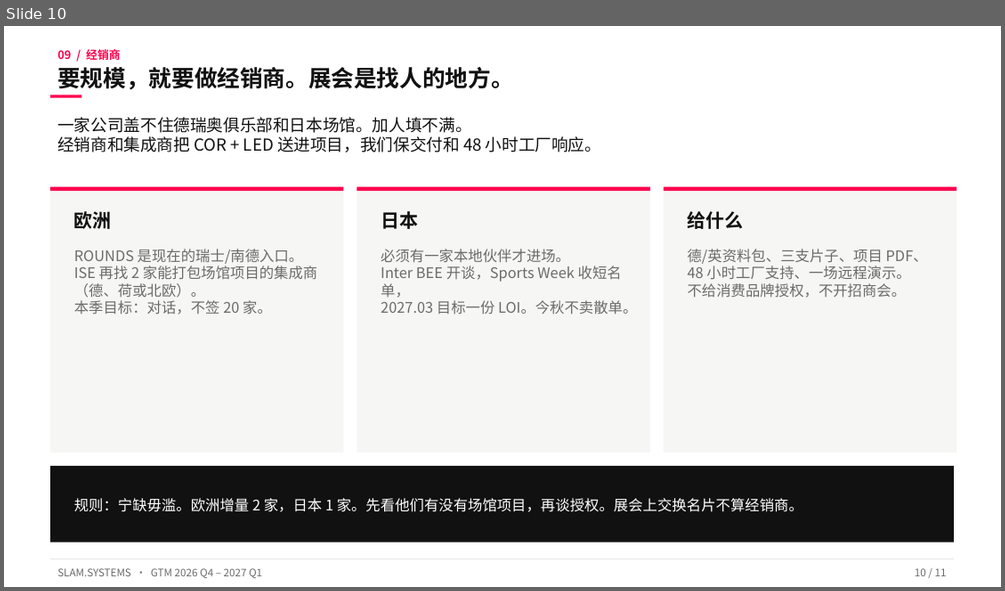
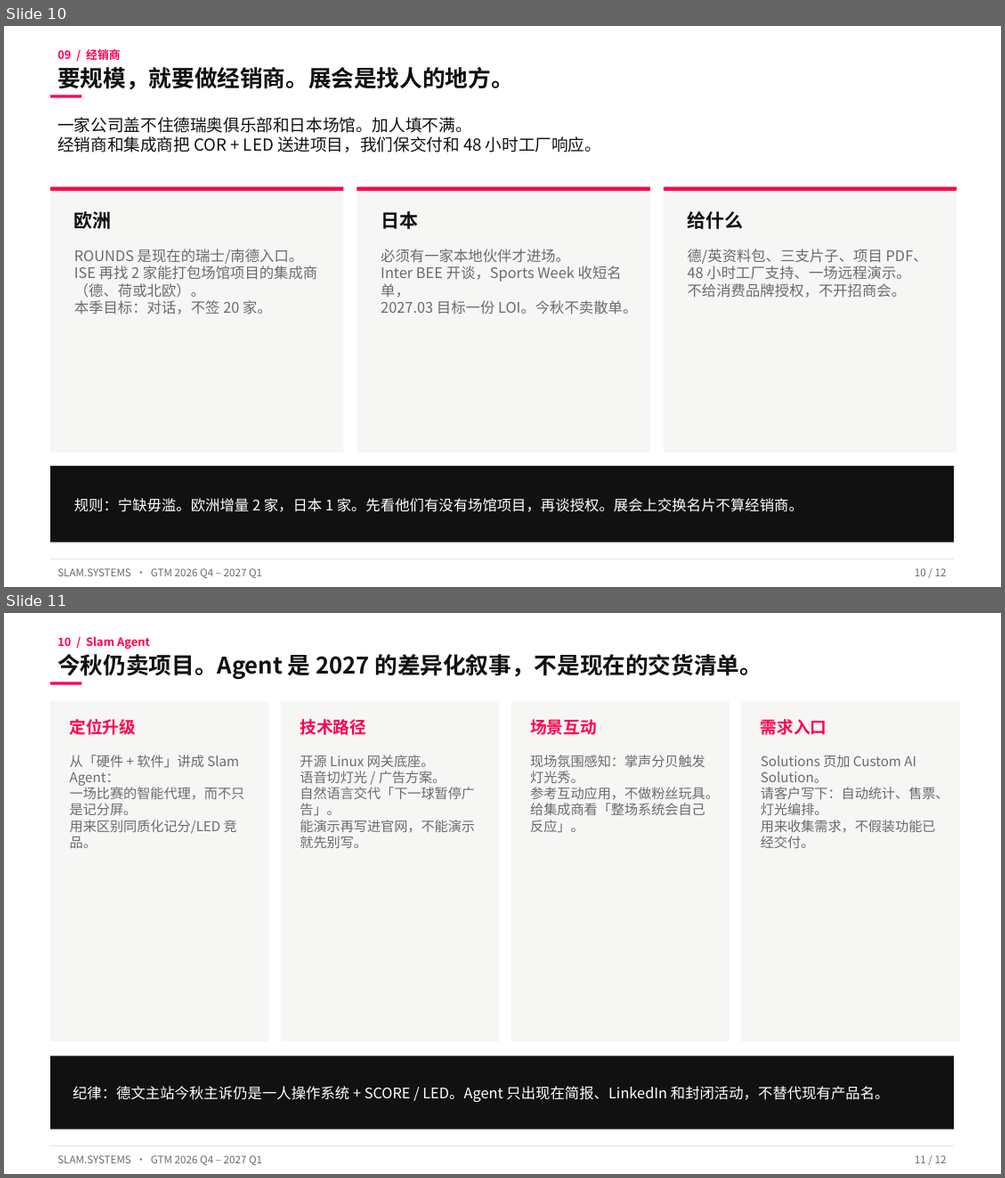
Before and after one commit to zhangcheng0688/AI_Find_Customer, a slide deck: gtm/SLAM.SYSTEMS_GTM_Plan_CN.pptx. Shown one above the other, each under a label of ours: slide 10 before the commit, slides 10 and 11 after it. The pictures are 1005x591 and 1005x1178 pixels, drawn with LibreOffice and Linux fonts; fonts in the diff are those of the drawing. Boxes give left, top, right and bottom in pixels: in the first picture for what was removed or moved away, otherwise in the second. Text is boxed around its words. In the diff, an @@ line names an element or a change of style, - is before the commit and + after.

```diff
--- a/gtm/SLAM.SYSTEMS_GTM_Plan_CN.pptx
+++ b/gtm/SLAM.SYSTEMS_GTM_Plan_CN.pptx
@@ slide 11 added at [4,613,1001,1174], background #FFFFFF @@
@@ text added at [57,636,150,649], 11 pt, text #FF004E, bold @@
+10 / Slam Agent
@@ text added at [57,654,763,680], 22 pt, text #111111, bold @@
+今秋仍卖项目。Agent 是 2027 的差异化叙事，不是现在的交货清单。
@@ rectangle added at [50,682,81,685], fill #FF004E @@
@@ rectangle added at [50,701,268,1041], fill #F6F6F5 @@
@@ text added at [70,719,136,735], 16 pt, text #FF004E, bold @@
+定位升级
@@ rectangle added at [281,701,499,1041], fill #F6F6F5 @@
@@ text added at [299,719,365,735], 16 pt, text #FF004E, bold @@
+技术路径
@@ rectangle added at [511,701,729,1041], fill #F6F6F5 @@
@@ text added at [530,719,596,735], 16 pt, text #FF004E, bold @@
+场景互动
@@ rectangle added at [741,701,960,1041], fill #F6F6F5 @@
@@ text added at [760,719,827,735], 16 pt, text #FF004E, bold @@
+需求入口
@@ text added at [70,755,245,848], 13 pt, text #6B6B6B @@
+从「硬件 + 软件」讲成 Slam Agent：
+一场比赛的智能代理，而不只是记分屏。
+用来区别同质化记分/LED 竞品。
@@ text added at [299,755,475,848], 13 pt, text #6B6B6B @@
+开源 Linux 网关底座。
+语音切灯光 / 广告方案。
+自然语言交代「下一球暂停广告」。
+能演示再写进官网，不能演示就先别写。
@@ text added at [530,755,719,833], 13 pt, text #6B6B6B @@
+现场氛围感知：掌声分贝触发灯光秀。
+参考互动应用，不做粉丝玩具。
+给集成商看「整场系统会自己反应」。
@@ text added at [760,755,949,848], 13 pt, text #6B6B6B @@
+Solutions 页加 Custom AI Solution。
+请客户写下：自动统计、售票、灯光编排。
+用来收集需求，不假装功能已经交付。
@@ rectangle added at [50,1055,954,1129], fill #111111 @@
@@ text added at [73,1086,890,1102], 14 pt, text #FFFFFF @@
+纪律：德文主站今秋主诉仍是一人操作系统 + SCORE / LED。Agent 只出现在简报、LinkedIn 和封闭活动，不替代现有产品名。
@@ rectangle added at [50,1145,954,1146], fill #E6E6E6 @@
@@ text added at [57,1155,262,1165], 10 pt, text #6B6B6B @@
+SLAM.SYSTEMS · GTM 2026 Q4 – 2027 Q1
@@ text added at [914,1155,947,1163], 10 pt, text #6B6B6B @@
+11 / 12
@@ slide 10 changed as well @@
@@ text at [914,568,947,576]: text changed @@
-10 / 11
+10 / 12
```
Also in this commit, not shown: 9 other slides changed, 1 other slide added, 1 slide removed, 38 other files.
